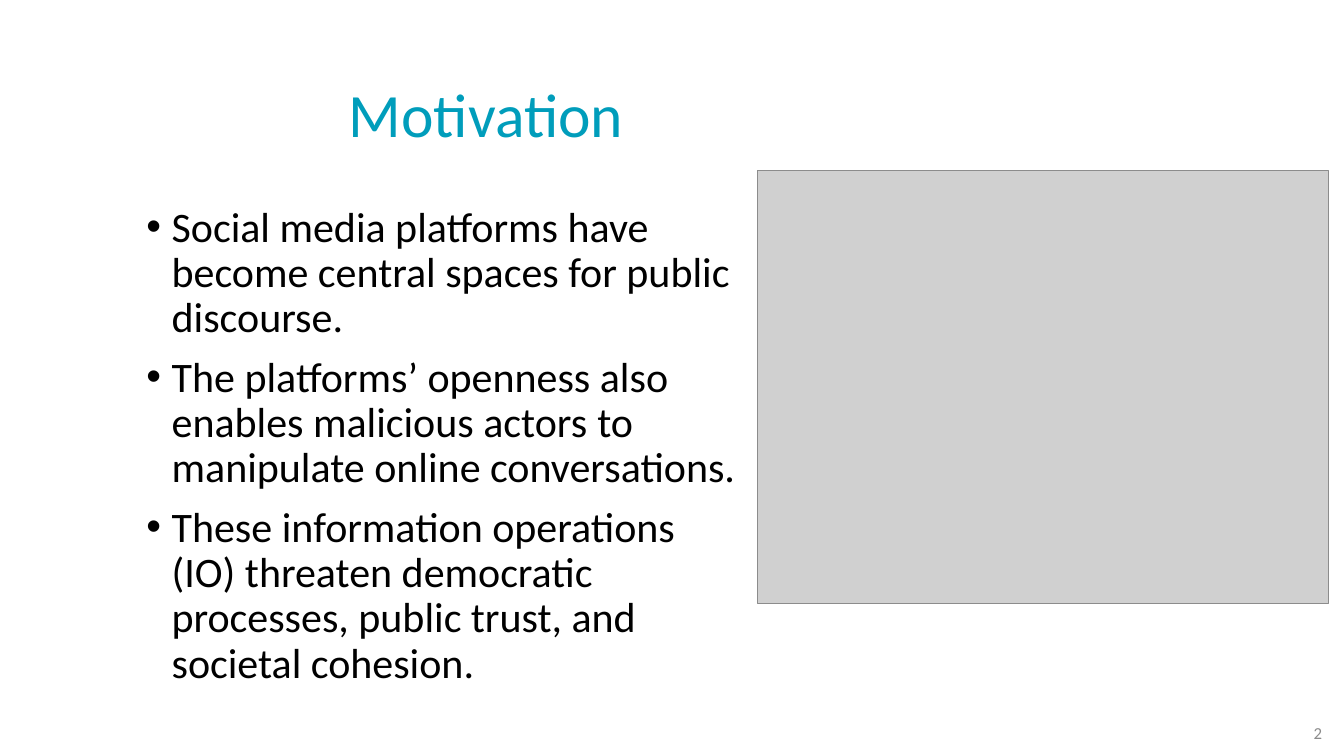
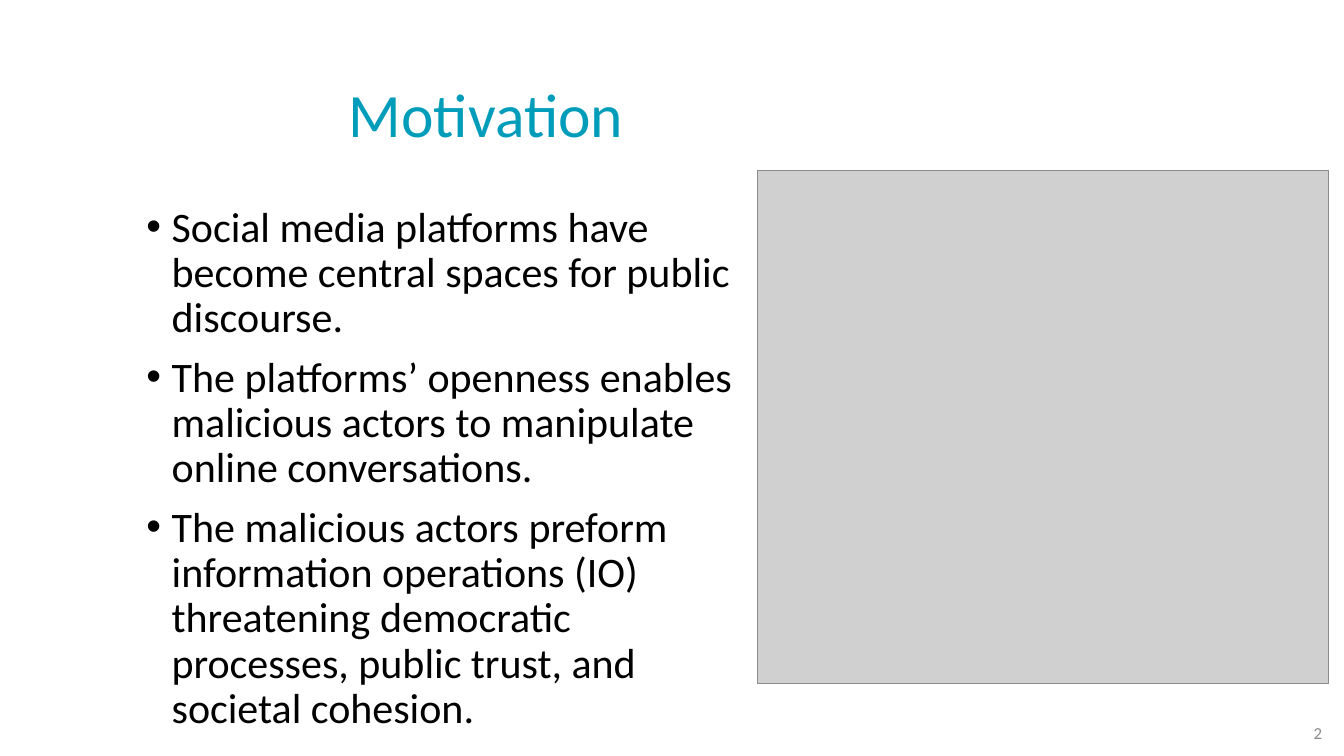
Before and after one commit to NoaTal1996/Backbone-Graph, a slide deck: slide 2 of docs/meeting/2026_07_08.pptx. Drawn at 1344x756 pixels with LibreOffice and Linux fonts; fonts in the diff are those of the drawing; grey boxes stand for pictures; background and template pictures are left out. Boxes give left, top, right and bottom in pixels: in the first picture for what was removed or moved away, otherwise in the second. Text is boxed around its words. In the diff, an @@ line names an element or a change of style, - is before the commit and + after.

Commit message:
finish 2026_07_08 slides

```diff
--- a/docs/meeting/2026_07_08.pptx
+++ b/docs/meeting/2026_07_08.pptx
@@ picture: place and size @@
-picture at (757, 170, 1329, 603)
+picture at (757, 170, 1329, 684)
@@ text at (172, 362, 732, 724): text changed @@
-• The platforms’ openness also enables malicious actors to manipulate online conversations.
-• These information operations (IO) threaten democratic processes, public trust, and societal cohesion.
+• The platforms’ openness enables malicious actors to manipulate online conversations.
+• The malicious actors preform information operations (IO) threatening democratic processes, public trust, and societal cohesion.
```
Also in this commit, not shown: 2 other slides changed, 8 slides added.
